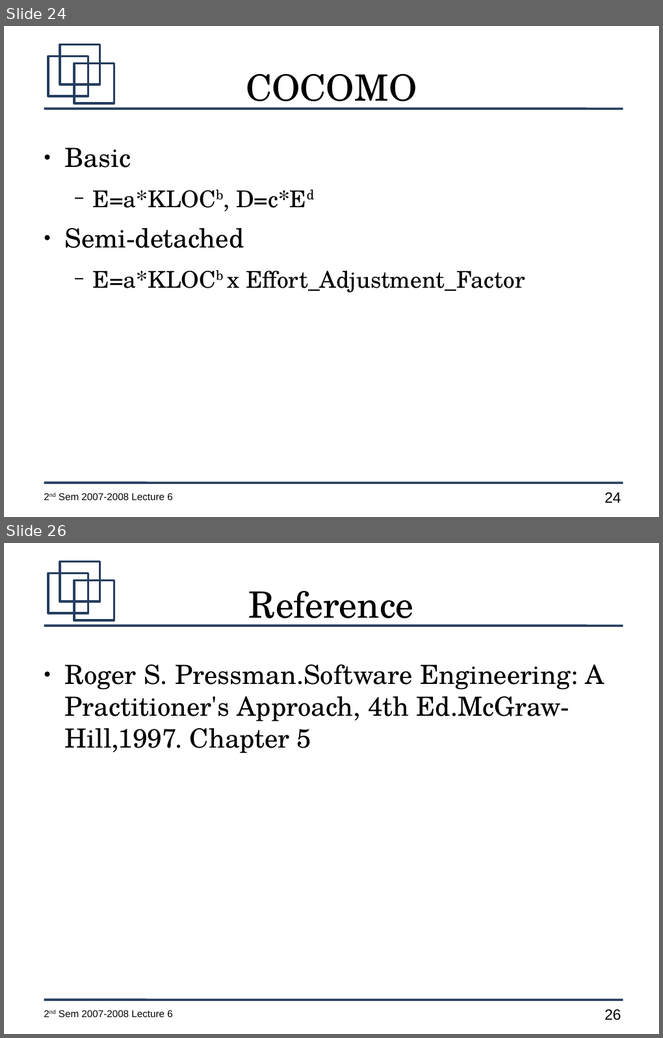
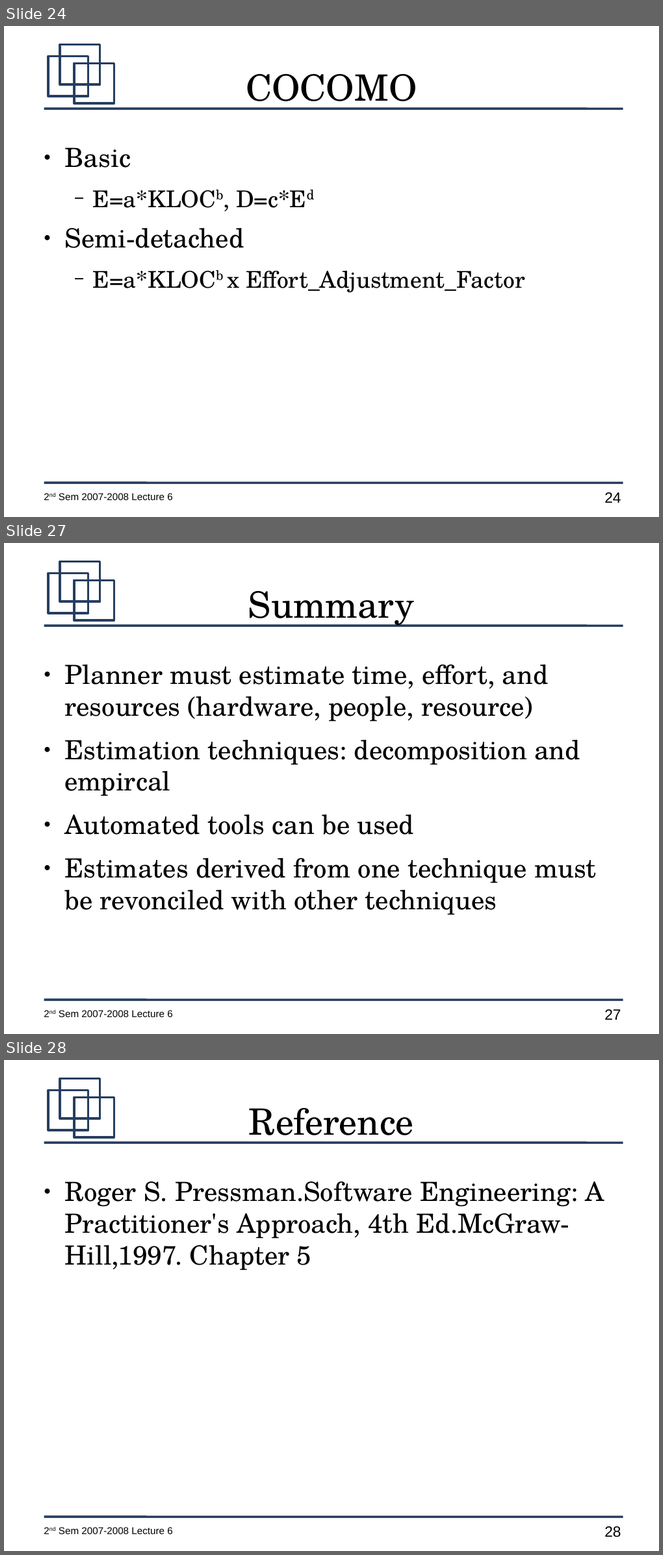
Before and after one commit to jachermocilla/jach-homepage, a slide deck: CMSC128-2nd-Sem-2007-L6.odp. Shown one above the other, each under a label of ours: slides 24 and 26 before the commit, slides 24, 27 and 28 after it; the slides between them are not shown. The pictures are 663x1038 and 663x1555 pixels, drawn with LibreOffice and Linux fonts; fonts in the diff are those of the drawing. Boxes give left, top, right and bottom in pixels: in the first picture for what was removed or moved away, otherwise in the second. Text is boxed around its words. In the diff, an @@ line names an element or a change of style, - is before the commit and + after.

```diff
--- a/CMSC128-2nd-Sem-2007-L6.odp
+++ b/CMSC128-2nd-Sem-2007-L6.odp
@@ slide 27 added at box(4, 543, 659, 1034), background #FFFFFF; not listed: 7 template elements that a slide beside it also shows @@
@@ title added at box(248, 591, 415, 627), 44 pt, text #000000 @@
+Summary
@@ text added at box(65, 665, 596, 915), 32 pt, text #000000 @@
+● Planner must estimate time, effort, and resources (hardware, people, resource)
+● Estimation techniques: decomposition and empircal
+● Automated tools can be used
+● Estimates derived from one technique must be revonciled with other techniques
@@ what was slide 26 is now slide 28 @@
@@ page number at box(605, 1527, 621, 1538): text changed @@
-26
+28
```
Also in this commit, not shown: 2 other slides added, 1 slide removed, 1 other file.
